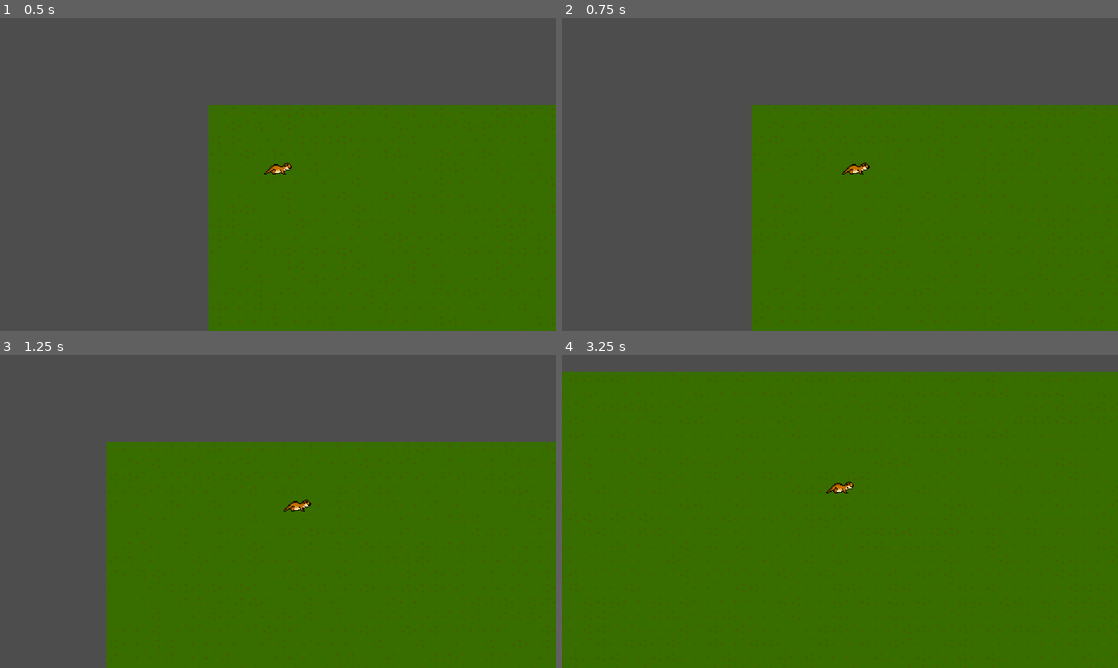
Above: before the commit, frames 1-4 (two rows, left to right).
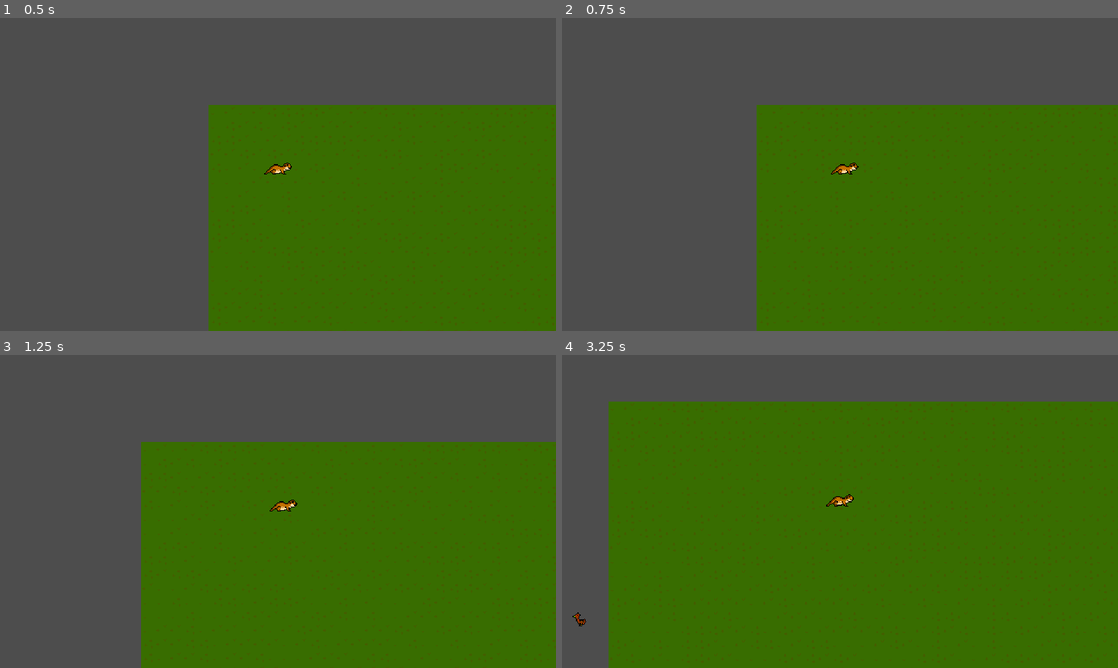
Above: after the commit, the same moments.

Repository: DrOtter3000/ottersurvivor
Game: Godot game, scene res://scenes/main/main.tscn
Same seed, same stepped clock (60 frames per second), same inputs: the game is played once before the commit and once after it.
Inputs:
- Up to frame 1 (0.5 s): no input
- Up to frame 2 (0.75 s): tap Enter at 0.5 s; hold D (right) from 0.53 s (still down)
- Up to frame 3 (1.25 s): keep holding D (right)
- Up to frame 4 (3.25 s): release D (right) at 1.28 s; hold S (down) 1.28-2.03 s; hold D (right) 2.03-2.78 s; hold W (up) from 2.78 s (still down)

Frame 1 is identical in both runs. In frame 2, 0.8% of the frame differs, in the area x 34-56%, y 27-100%; in frame 3, 4.7%; in frame 4, 17%, in the area x 0-100%, y 5-100%.

Commit message:
add acceleration movement

Diff:
--- a/scenes/player/player.gd
+++ b/scenes/player/player.gd
@@ -1,7 +1,7 @@
 extends CharacterBody2D
 
-const MAX_SPEED = 200
-
+const MAX_SPEED = 125
+const ACCELERATION_SMOOTHING = 25
 
 # Called when the node enters the scene tree for the first time.
 func _ready() -> void:
@@ -12,7 +12,10 @@
 func _process(delta: float) -> void:
 	var movement_vector = get_movement_vector()
 	var direction = movement_vector.normalized()
-	velocity = direction * MAX_SPEED
+	var target_velocity = direction * MAX_SPEED
+
+	velocity = velocity.lerp(target_velocity, 1-exp(-delta * ACCELERATION_SMOOTHING))
+
 	move_and_slide()
 
 
--- a/scenes/player/player.tscn
+++ b/scenes/player/player.tscn
@@ -28,4 +28,4 @@
 
 [node name="Camera2D" type="Camera2D" parent="."]
 position_smoothing_enabled = true
-position_smoothing_speed = 8.0
+position_smoothing_speed = 16.0
